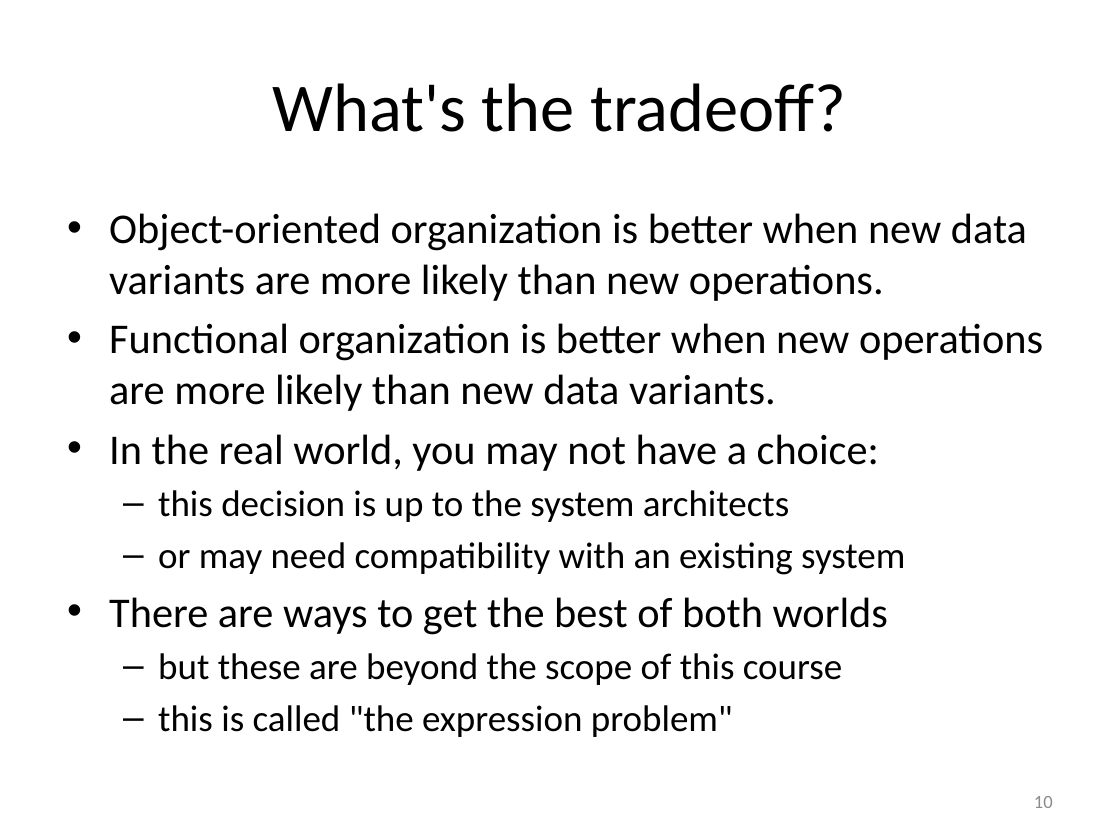
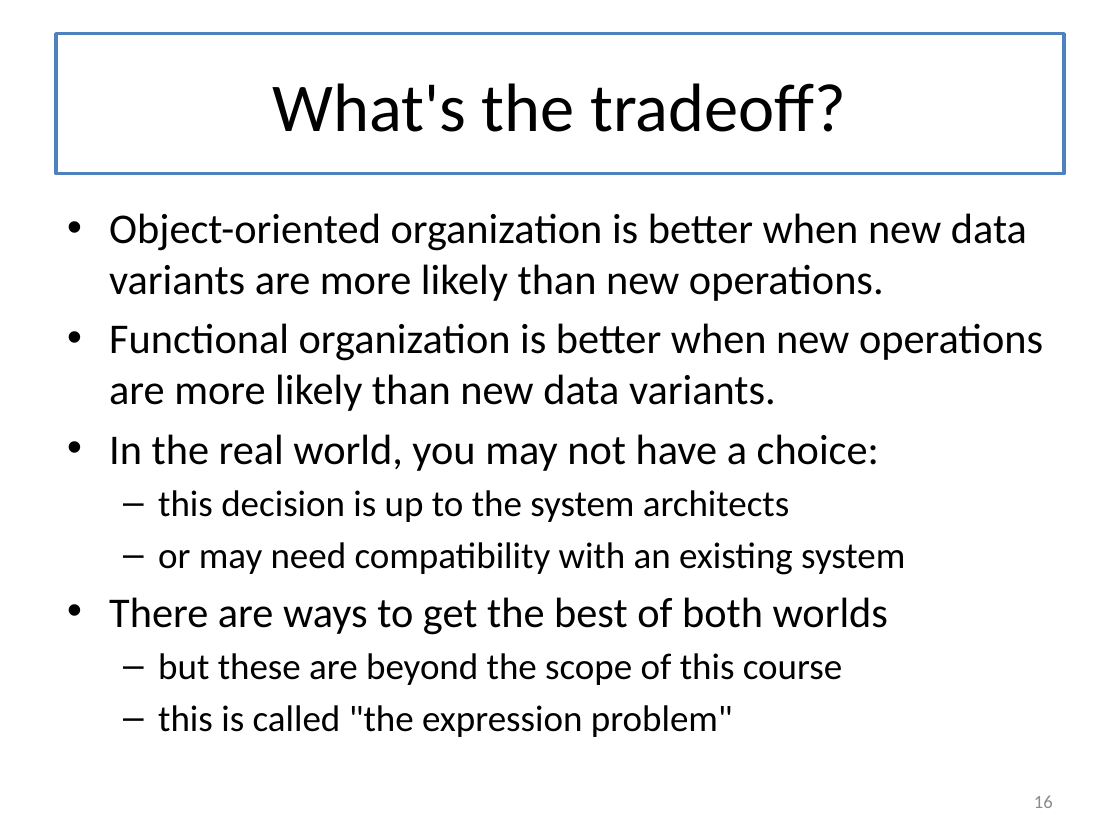
Before and after one commit to mwand/cs5010f16, a slide deck: slide 16 of Slides/Lesson 9.3 Functions vs Classes.pptx (slide 10 before the commit). Drawn at 1120x840 pixels with LibreOffice and Linux fonts; fonts in the diff are those of the drawing. Boxes give left, top, right and bottom in pixels: in the first picture for what was removed or moved away, otherwise in the second. Text is boxed around its words. In the diff, an @@ line names an element or a change of style, - is before the commit and + after.

```diff
--- a/Slides/Lesson 9.3 Functions vs Classes.pptx
+++ b/Slides/Lesson 9.3 Functions vs Classes.pptx
@@ title "What's the tradeoff?": place and size @@
-title "What's the tradeoff?" at [273,83,846,132]
+title "What's the tradeoff?" at [56,34,1064,174]
@@ title "What's the tradeoff?" at [56,34,1064,174]: fill none to #FFFFFF; outline none to #4F81BD 2.25 pt @@
@@ page number at [1034,795,1053,808]: text changed @@
-10
+16
```
Also in this commit, not shown: 11 other slides changed, 6 slides added, 10 other files.
